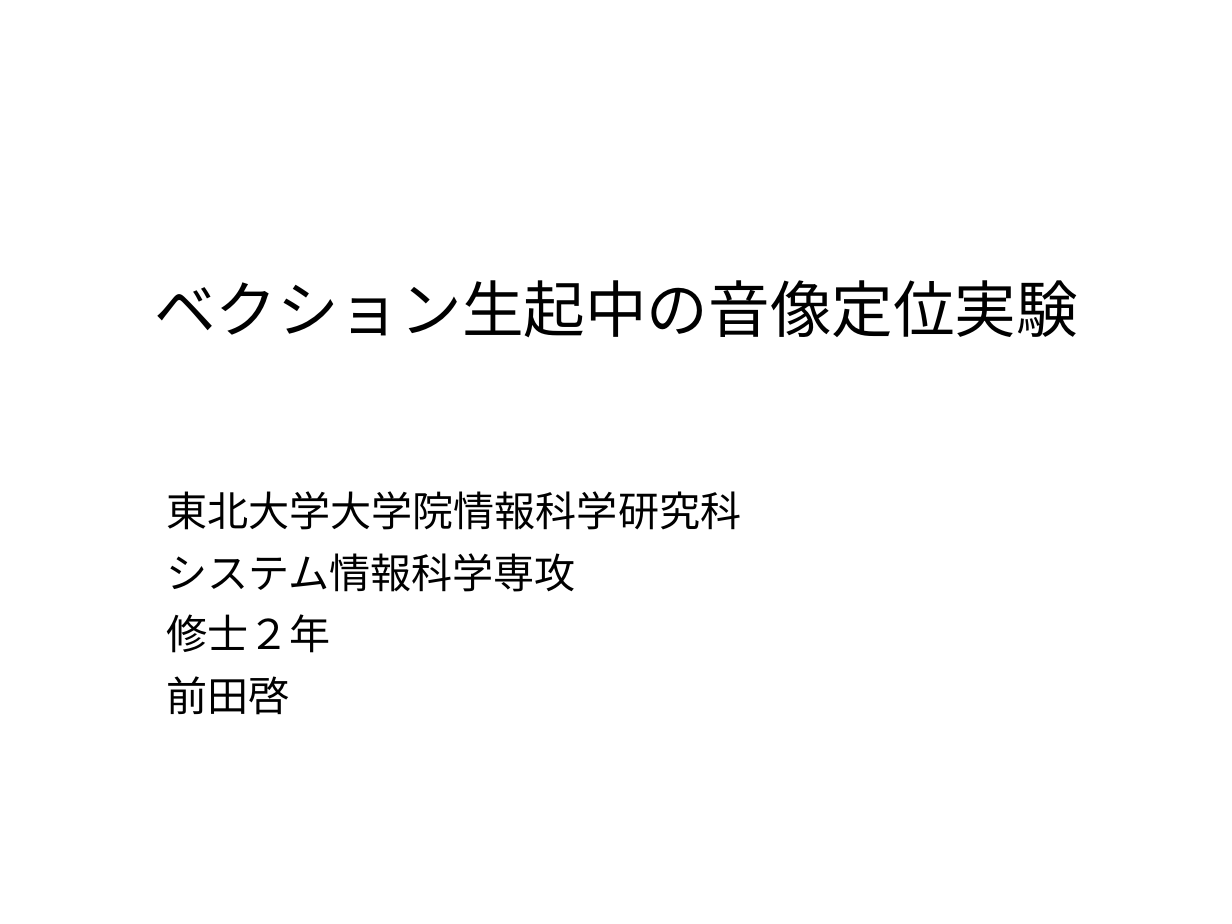
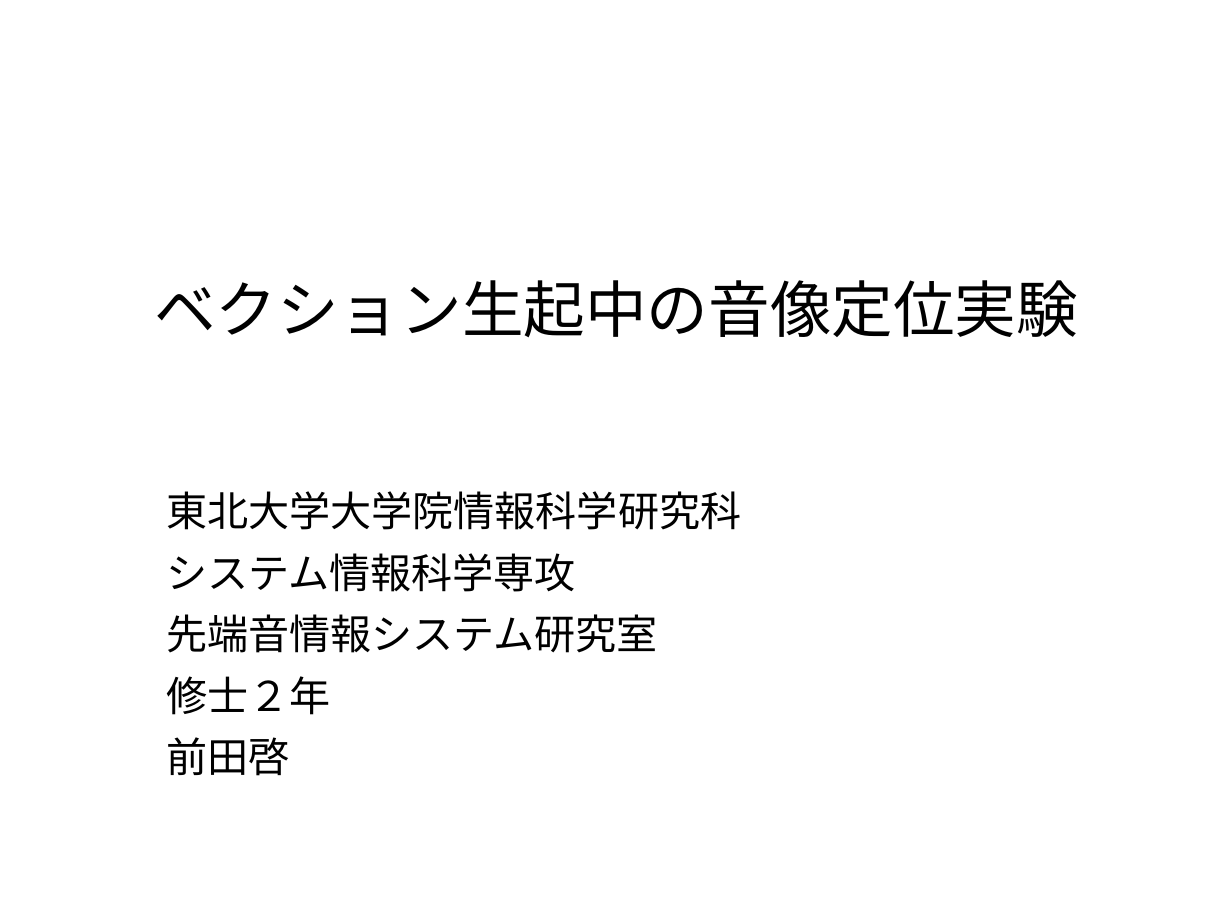
Before and after one commit to NephilimK/insemi190614, a slide deck: slide 1 of InSemi190614.pptx. Drawn at 1232x924 pixels with LibreOffice and Linux fonts; fonts in the diff are those of the drawing. Boxes give left, top, right and bottom in pixels: in the first picture for what was removed or moved away, otherwise in the second. Text is boxed around its words. In the diff, an @@ line names an element or a change of style, - is before the commit and + after.

```diff
--- a/InSemi190614.pptx
+++ b/InSemi190614.pptx
@@ subtitle at (166,614,658,653): paragraph added @@
+先端音情報システム研究室
```
Also in this commit, not shown: 4 other slides changed.
